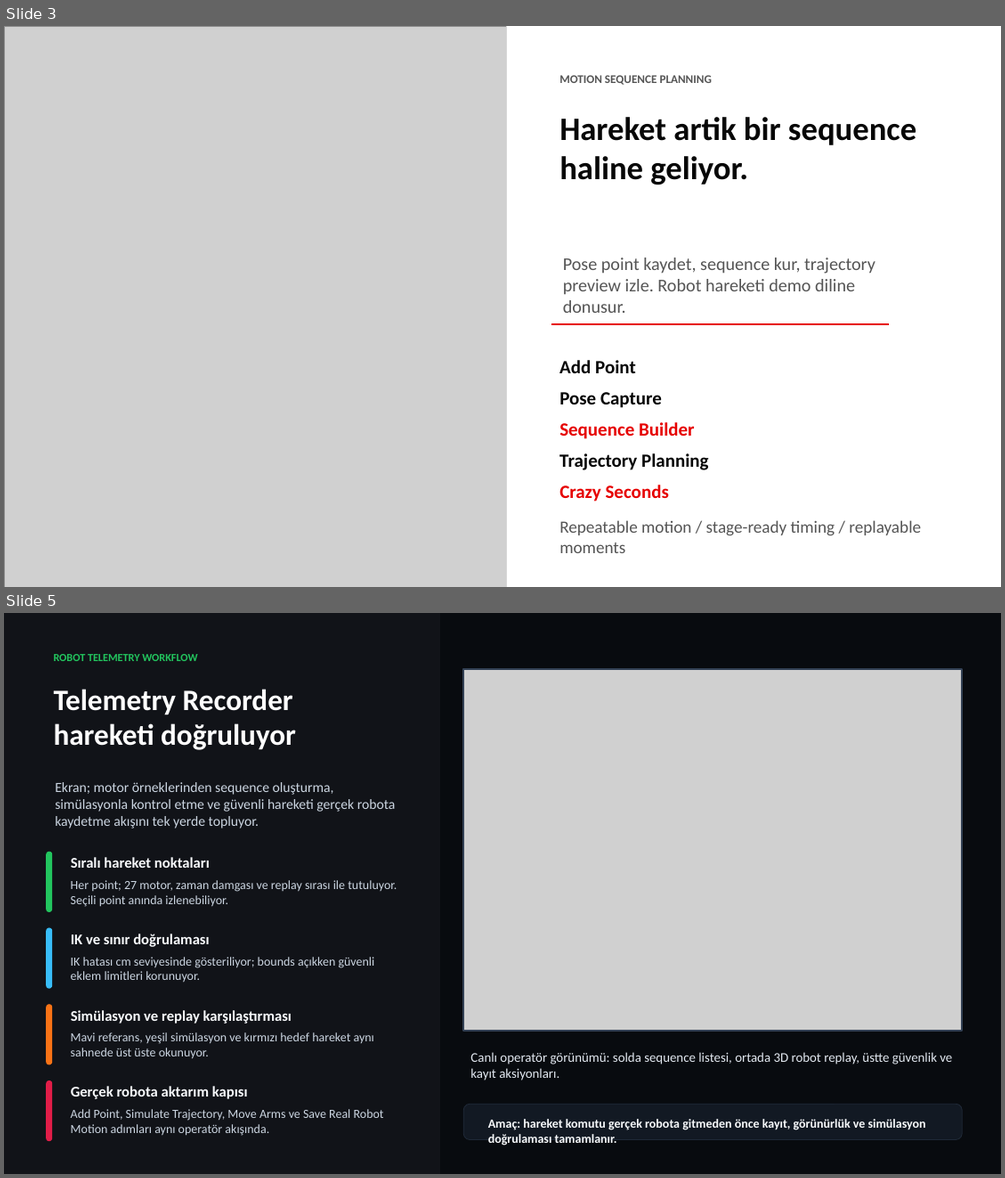
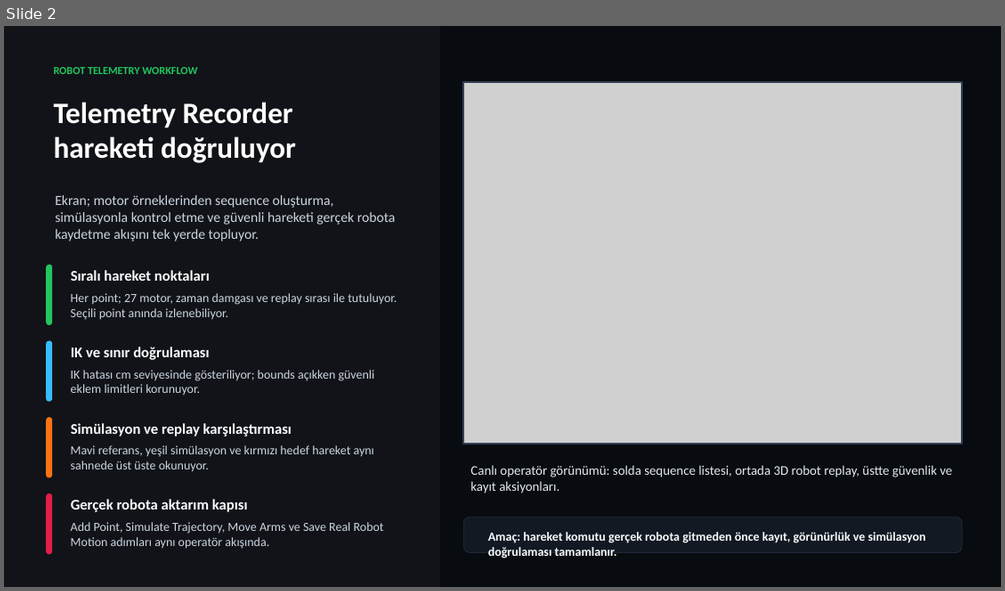
Before and after one commit to cemalhekim/humanoid-robot-gui, a slide deck: docs/presentations/Unitree-H1-Feature-Deck-v2.pptx. Shown one above the other, each under a label of ours: slides 3 and 5 before the commit, slide 2 after it; the slides between them are not shown. The pictures are 1005x1178 and 1005x591 pixels, drawn with LibreOffice and Linux fonts; fonts in the diff are those of the drawing; grey boxes stand for pictures. Boxes give left, top, right and bottom in pixels: in the first picture for what was removed or moved away, otherwise in the second. Text is boxed around its words. In the diff, an @@ line names an element or a change of style, - is before the commit and + after.

```diff
--- a/docs/presentations/Unitree-H1-Feature-Deck-v2.pptx
+++ b/docs/presentations/Unitree-H1-Feature-Deck-v2.pptx
@@ slide 3 removed at box(4, 26, 1001, 587), background #FFFFFF @@
@@ picture removed at box(4, 26, 507, 587) @@
@@ rectangle removed at box(507, 26, 1001, 587) @@
@@ text removed at box(559, 75, 712, 85) @@
-MOTION SEQUENCE PLANNING
@@ text removed at box(559, 117, 916, 185) @@
-Hareket artik bir sequence haline geliyor.
@@ text removed at box(563, 257, 875, 313) @@
-Pose point kaydet, sequence kur, trajectory preview izle. Robot hareketi demo diline donusur.
@@ rectangle removed at box(552, 323, 889, 325) @@
@@ text removed at box(559, 360, 636, 373) @@
-Add Point
@@ text removed at box(559, 392, 662, 408) @@
-Pose Capture
@@ text removed at box(559, 422, 695, 439) @@
-Sequence Builder
@@ text removed at box(559, 453, 709, 470) @@
-Trajectory Planning
@@ text removed at box(559, 484, 669, 501) @@
-Crazy Seconds
@@ text removed at box(559, 520, 921, 553) @@
-Repeatable motion / stage-ready timing / replayable moments
@@ what was slide 5 is now slide 2 @@
```
Also in this commit, not shown: 1 slide added, 3 other slides removed.
